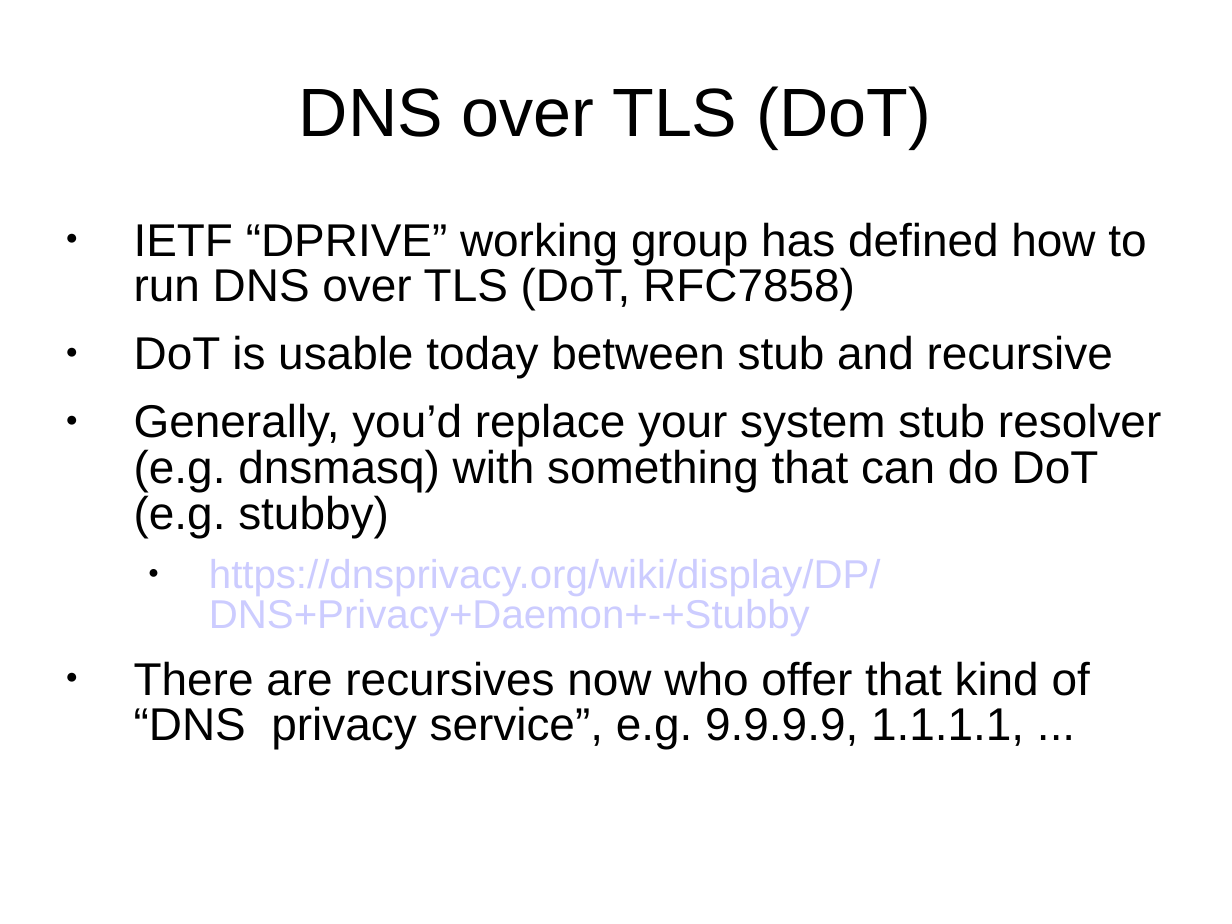
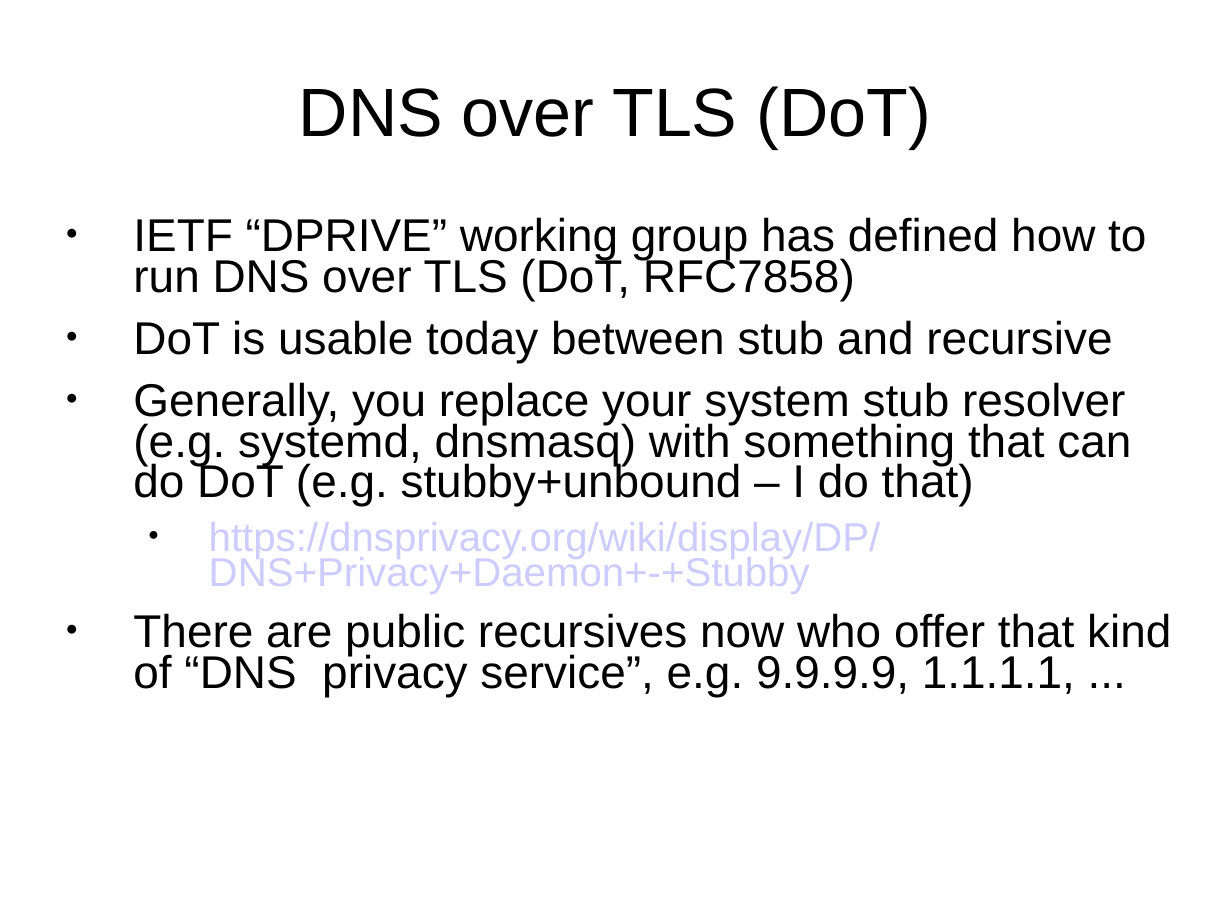
Before and after one commit to sftcd/cs7053, a slide deck: slide 19 of 2016lectures/10-dns.ppt (slide 15 before the commit). Drawn at 1232x924 pixels with LibreOffice and Linux fonts; fonts in the diff are those of the drawing. Boxes give left, top, right and bottom in pixels: in the first picture for what was removed or moved away, otherwise in the second. Text is boxed around its words. In the diff, an @@ line names an element or a change of style, - is before the commit and + after.

```diff
--- a/2016lectures/10-dns.ppt
+++ b/2016lectures/10-dns.ppt
@@ text at [133,217,1146,594]: line spacing 0.83 to 0.73 @@
@@ text at [133,382,1131,506]: text changed @@
-● Generally, you’d replace your system stub resolver (e.g. dnsmasq) with something that can do DoT (e.g. stubby)
+● Generally, you replace your system stub resolver (e.g. systemd, dnsmasq) with something that can do DoT (e.g. stubby+unbound – I do that)
@@ text at [133,613,1171,697]: text changed @@
-● There are recursives now who offer that kind of “DNS privacy service”, e.g. 9.9.9.9, 1.1.1.1, ...
+● There are public recursives now who offer that kind of “DNS privacy service”, e.g. 9.9.9.9, 1.1.1.1, ...
```
Also in this commit, not shown: 14 other slides changed, 4 slides added, 2 other files.
